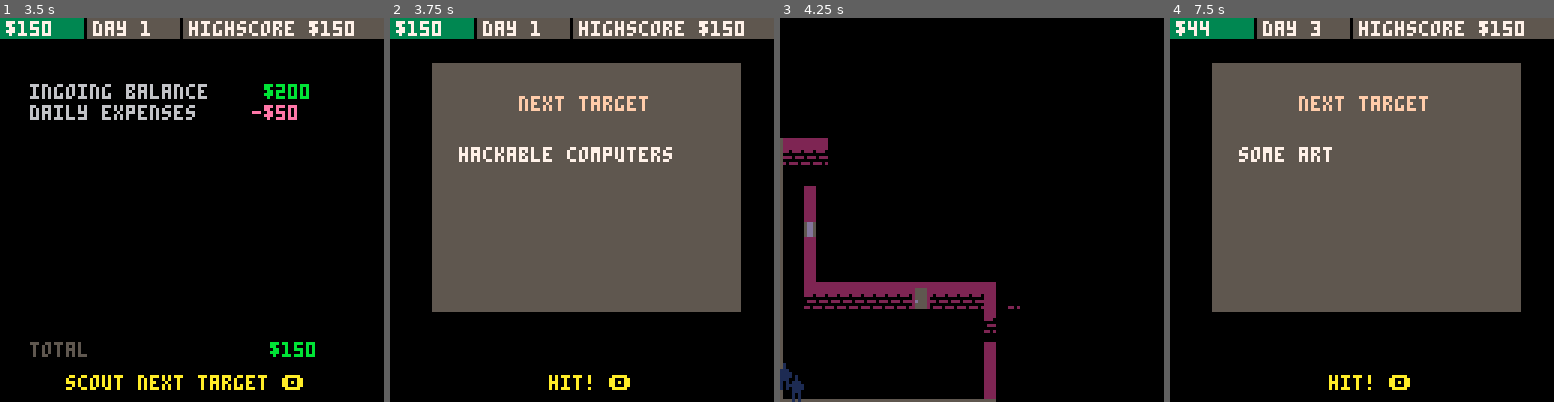
Above: before the commit, frames 1-4 (left to right).
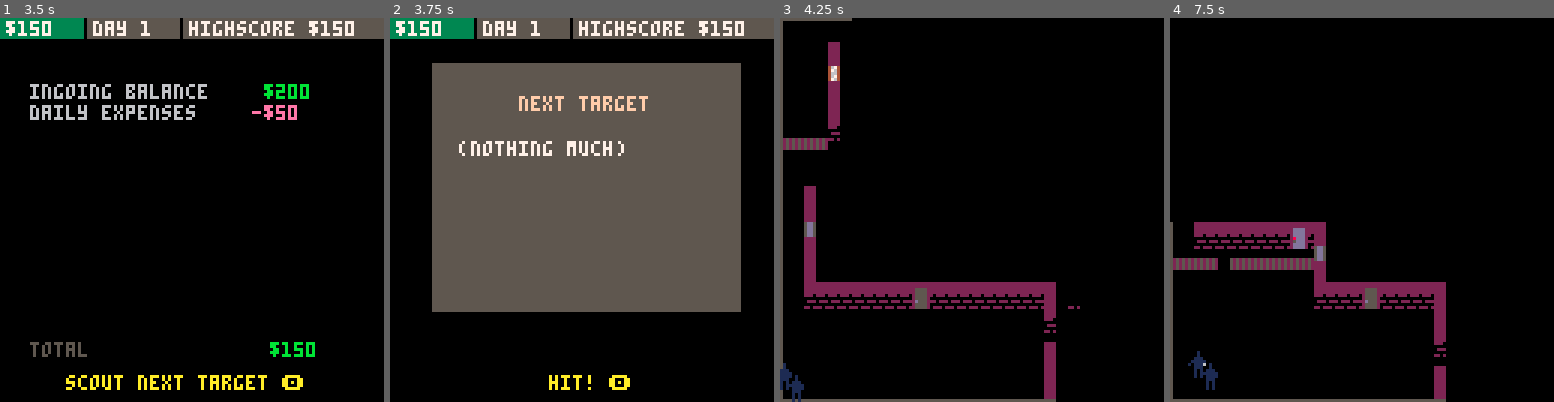
Above: after the commit, the same moments.

Repository: ironchestgames/pico-8-carts
Game: PICO-8 cartridge sneakystealy/stealth.p8
Two runs of this game, one before a commit and one after it. Both use one fixed random seed, a clock stepped at 60 frames per second and the inputs below.
Inputs:
- Up to frame 1 (3.5 s): tap X (X key) at 0.33, 1.07, 1.85, 2.97 s; tap O (Z key) at 0.7, 1.7, 2.1, 2.5, 2.9, 3.3 s; hold Right 1.6-2.1 s; hold Up 2.15-2.42 s; hold Right 2.47-3.03 s; hold Left from 3.08 s (still down)
- Up to frame 2 (3.75 s): release Left at 3.58 s; hold Down from 3.63 s (still down); tap O (Z key) at 3.7 s
- Up to frame 3 (4.25 s): release Down at 3.97 s; hold Right from 4.02 s (still down); tap X (X key) at 4.08 s; tap O (Z key) at 4.1 s
- Up to frame 4 (7.5 s): tap O (Z key) every 0.4 s from 4.5 to 7.3 s; release Right at 4.68 s; hold Up 4.73-5.03 s; hold Left 5.08-5.68 s; tap X (X key) at 5.2, 6.32, 7.43 s; hold Down 5.73-6.03 s; hold Right 6.08-6.58 s; hold Right 6.63-7.13 s; hold Up 7.18-7.45 s

Frame 1 is identical in both runs. In frame 2, 1.1% of the frame differs, in the area x 17-74%, y 32-38%; in frame 3, 3.7%; in frame 4, 60%, in the area x 0-100%, y 0-100%.

Commit message:
sneakystealy - add new exports

Diff:
--- a/sneakystealy/stealth.p8
+++ b/sneakystealy/stealth.p8
@@ -881,13 +881,14 @@
     return
    end
    floor[_i]=2
-   floor[_i+32*_horizontal]=2
+   if _horizontal == 1 then
+    floor[_i]=3
+   end
   end
  end
 
  makefence(7+flrrnd(17),1)
- makefence(7+flrrnd(17),1)
- makefence(7+flrrnd(17),1,true)
+ makefence(7+flrrnd(17),0)
  makefence(7+flrrnd(17),1,true)
  makefence(7+flrrnd(17),0,true)
 
@@ -1770,6 +1771,8 @@
     elseif _tilebelow == 1 then
      rectfill(_sx,_sy,_sx+3,_sy+4,13-7*_l)
     end
+   elseif _tile == 3 then
+    sspr(104,119,4,9,_sx,_sy-5)
    end
   end
 
@@ -2282,209 +2285,209 @@
 bbbbffffff4ff4ff000a0000ffffffffffffffffffffffffffffffffffffffffffffffffffffffffffffffffffffffffffffffffffffffff55fff55fffff22ff
 8888fffff500005f00aaa000ffffffffffffffffffffffffffffffffffffffffffffffffffffffffffffffffffffffffffffffffffffffff5fffff2ffffff22f
 8888ffff5ffffff50aaaaa00fffffffffffffffffffffffffffffffffffffffffffffffffffffffffffffffffffffffffffffffffffffff5555fff255ffff2ff
-8888ffffff4ff4ffaaaaaaa0ffffffffffffffffffffffffffffffffffffffffffffffffffffffffffffffffffffffffffffffffffffff5555ff5555fffff2ff
-111ffffff551155fa0000000000a0000002222000088e800ff88e8ffffffffffffffffffffffffffffffffffffffffffffffffffffffffff555ff5255fff22ff
-111fffff5ffffff5aa00000000aa0000021222d008288e80f8288e8ffffffffffffffffffffffffffffffffffffffffffffffffffffffff55555f52555f2f22f
-777fffffff8ff8ffaaa000000aaa0000012dde20028ee7e0f28ee7efffffffffffffffffffffffffffffffffffffffffffffffffffffff5555ff5555fffff2f2
-777ffffff551155faaaa0000aaaa000002122d2008288ee0f8288eefffffffffffffffffffffffffffffffffffffffffffffffffffffffff55ffff55fffff2ff
-bbbfffff5ffffff5aaa000000aaa000002122d2008288ee0f8288eeffffffffffffffffffffffffffffffffffffffffffffffffffffffff5555ff5555fff222f
-bbbfffffffbffbffaa00000000aa00000d222d600d888e60fd888e6fffffffffffffffffffffffffffffffffffffffffffffffffffffff555555555555f2f2f2
-888ffffff551155fa0000000000a000000ddd60000666700ff6667ffffffffffffffffffffffffffffffffffffffffffffffffffffffffff22ffff22fffff2ff
-888fffff5ffffff500000000000000000000000000000000ffffffffffffffffffffffffffffffffffffffffffffffffffffffffffffffff22ffff22fffff2ff
-…(197 lines of a section not shown)…
+8888ffffff4ff4ffaaaaaaa0ffffffffffffffffffffffffffffffffffffffffffffffffffffffffffffffffffffffffffffffff52ffff5555ff5555fffff2ff
+111ffffff551155fa0000000000a0000002222000088e800ff88e8ffffffffffffffffffffffffffffffffffffffffffffffffff5252ffff555ff5255fff22ff
+111fffff5ffffff5aa00000000aa0000021222d008288e80f8288e8fffffffffffffffffffffffffffffffffffffffffffffffff5252fff55555f52555f2f22f
+777fffffff8ff8ffaaa000000aaa0000012dde20028ee7e0f28ee7efffffffffffffffffffffffffffffffffffffffffffffffff5252ff5555ff5555fffff2f2
+777ffffff551155faaaa0000aaaa000002122d2008288ee0f8288eefffffffffffffffffffffffffffffffffffffffffffffffff5252ffff55ffff55fffff2ff
+bbbfffff5ffffff5aaa000000aaa000002122d2008288ee0f8288eefffffffffffffffffffffffffffffffffffffffffffffffff5252fff5555ff5555fff222f
+bbbfffffffbffbffaa00000000aa00000d222d600d888e60fd888e6fffffffffffffffffffffffffffffffffffffffffffffffff5252ff555555555555f2f2f2
+888ffffff551155fa0000000000a000000ddd60000666700ff6667ffffffffffffffffffffffffffffffffffffffffffffffffff5252ffff22ffff22fffff2ff
+888fffff5ffffff500000000000000000000000000000000ffffffffffffffffffffffffffffffffffffffffffffffffffffffff5252ffff22ffff22fffff2ff
+…(197 lines of a section not shown)…
Not shown, added: sneakystealy/v1.4/sneakystealy-v1_4_pico024b.bin/sneakystealy-v1_4.app/Contents/Frameworks/SDL2.framework/Frameworks/hidapi.framework/Versions/A/Resources/AUTHORS.txt
Not shown, added: sneakystealy/v1.4/sneakystealy-v1_4_pico024b.bin/sneakystealy-v1_4.app/Contents/Frameworks/SDL2.framework/Frameworks/hidapi.framework/Versions/A/Resources/LICENSE.txt
Not shown, added: sneakystealy/v1.4/sneakystealy-v1_4_pico024b.bin/sneakystealy-v1_4.app/Contents/Frameworks/SDL2.framework/Resources/License.txt
Not shown, added: sneakystealy/v1.4/sneakystealy-v1_4_pico024b.bin/sneakystealy-v1_4.app/Contents/Frameworks/SDL2.framework/Resources/ReadMe.txt
Not shown, added: sneakystealy/v1.4/sneakystealy-v1_4_pico024b.bin/sneakystealy-v1_4.app/Contents/Frameworks/SDL2.framework/Versions/A/Frameworks/hidapi.framework/Versions/A/Resources/AUTHORS.txt
Not shown, added: sneakystealy/v1.4/sneakystealy-v1_4_pico024b.bin/sneakystealy-v1_4.app/Contents/Frameworks/SDL2.framework/Versions/A/Frameworks/hidapi.framework/Versions/A/Resources/LICENSE.txt
Not shown, added: sneakystealy/v1.4/sneakystealy-v1_4_pico024b.bin/sneakystealy-v1_4.app/Contents/Frameworks/SDL2.framework/Versions/A/Resources/License.txt
Not shown, added: sneakystealy/v1.4/sneakystealy-v1_4_pico024b.bin/sneakystealy-v1_4.app/Contents/Frameworks/SDL2.framework/Versions/A/Resources/ReadMe.txt
Not shown, added: sneakystealy/v1.4/sneakystealy-v1_4_pico024b.bin/sneakystealy-v1_4.app/Contents/Frameworks/SDL2.framework/Versions/Current/Frameworks/hidapi.framework/Versions/A/Resources/AUTHORS.txt
Not shown, added: sneakystealy/v1.4/sneakystealy-v1_4_pico024b.bin/sneakystealy-v1_4.app/Contents/Frameworks/SDL2.framework/Versions/Current/Frameworks/hidapi.framework/Versions/A/Resources/LICENSE.txt
Not shown, added: sneakystealy/v1.4/sneakystealy-v1_4_pico024b.bin/sneakystealy-v1_4.app/Contents/Frameworks/SDL2.framework/Versions/Current/Resources/License.txt
Not shown, added: sneakystealy/v1.4/sneakystealy-v1_4_pico024b.bin/sneakystealy-v1_4.app/Contents/Frameworks/SDL2.framework/Versions/Current/Resources/ReadMe.txt
(and 212 more such lines)
